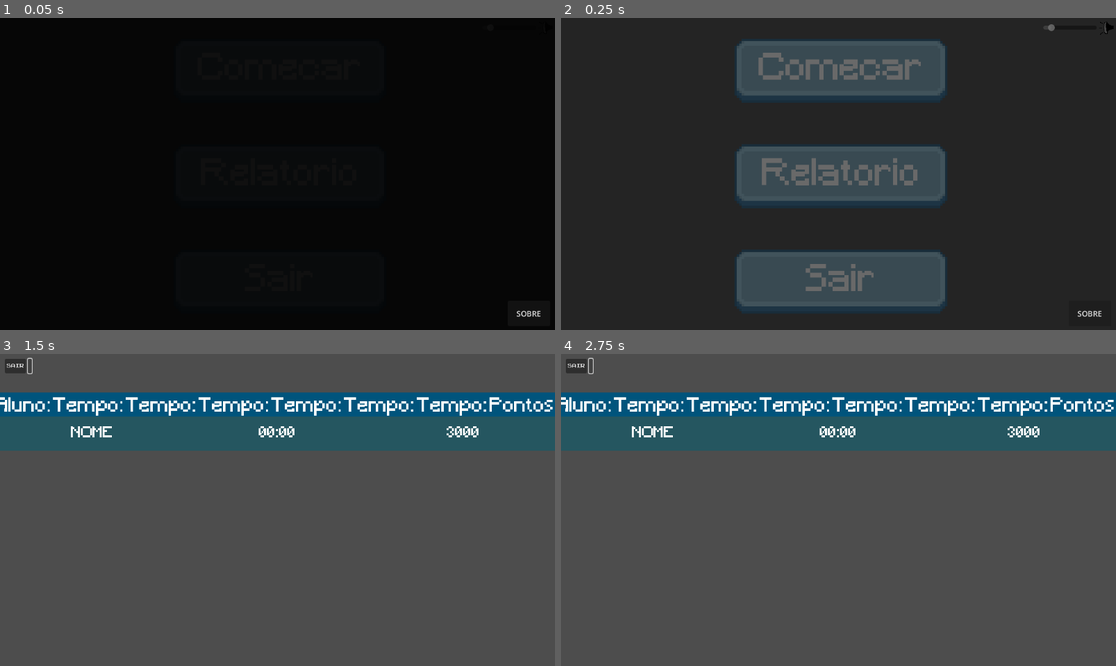
Above: before the commit, frames 1-4 (two rows, left to right).
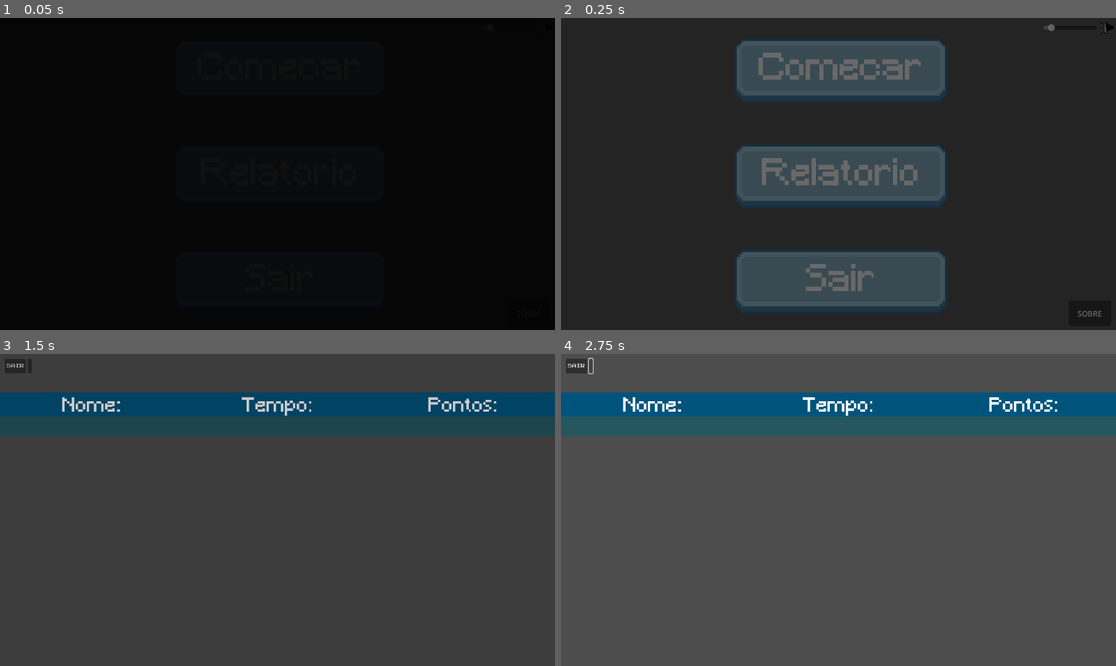
Above: after the commit, the same moments.

Repository: Estefano-Alfredo/Jogo-ASSARTE
Game: Godot game, scene res://Nos de Menu/Menu/menu.tscn
Two runs of this game, one before a commit and one after it. Both use one fixed random seed, a clock stepped at 60 frames per second and the inputs below.
Inputs (mouse positions are in pixels of both pictures, inside the frame that each line leads up to):
- Up to frame 1 (0.05 s): no input
- Up to frame 2 (0.25 s): no input
- Up to frame 3 (1.5 s): click "Relatorio" at 0.5 s; click (27, 366) at 1.25 s
- Up to frame 4 (2.75 s): click (588, 366) at 2 s

The runs differ from the first frame. In frame 1, less than 0.1% of the frame differs, in the area x 92-98%, y 93-96%; in frame 2, less than 0.1%; in frame 3, 13%, in the area x 0-100%, y 1-31%; in frame 4, 7.1%.

Commit message:
Começo de leitura de arquivo

Diff:
--- a/bio-geometria/bio-geometria/Nos Esteticos/transicao.gd
+++ b/bio-geometria/bio-geometria/Nos Esteticos/transicao.gd
@@ -2,16 +2,12 @@
 @onready var animation_player: AnimationPlayer = $AnimationPlayer
 
 func _ready() -> void:
-	$".".visible = true
-	$".".mouse_behavior_recursive = Control.MOUSE_BEHAVIOR_ENABLED
+
 	animation_player.play("fade_out")
-	await animation_player.animation_finished
-	$".".mouse_behavior_recursive = Control.MOUSE_BEHAVIOR_DISABLED
-	set_default_cursor_shape(CURSOR_ARROW)
 
 
-func _on_animation_player_animation_started(anim_name: StringName) -> void:
-	if anim_name == "fade_in":
-		$".".mouse_behavior_recursive = Control.MOUSE_BEHAVIOR_DISABLED
-		await animation_player.animation_finished
-		$".".mouse_behavior_recursive = Control.MOUSE_BEHAVIOR_ENABLED
+#func _on_animation_player_animation_started(anim_name: StringName) -> void:
+	#if anim_name == "fade_in":
+		#$".".mouse_behavior_recursive = Control.MOUSE_BEHAVIOR_DISABLED
+		#await animation_player.animation_finished
+		#$".".mouse_behavior_recursive = Control.MOUSE_BEHAVIOR_ENABLED
--- a/bio-geometria/bio-geometria/Nos de Menu/Menu/menu.gd
+++ b/bio-geometria/bio-geometria/Nos de Menu/Menu/menu.gd
@@ -4,6 +4,7 @@
 const POPUP_SOBRE_SCENE = preload("res://Nos de Menu/Sobre/popup_sobre.tscn")
 
 @onready var audio_player: AudioStreamPlayer = $AudioStreamPlayer
+@onready var anim = $Transicao/AnimationPlayer
 
 func _on_button_pressed() -> void:
 	audio_player.play()
@@ -11,7 +12,7 @@
 	await anim.animation_finished
 	get_tree().quit()
 
-@onready var anim = $Transicao/AnimationPlayer
+
 
 func _on_start_pressed() -> void:
 	audio_player.play()
@@ -27,6 +28,8 @@
 
 func _on_relatorio_pressed() -> void:
 	audio_player.play()
+	anim.play("fade_in")
+	await anim.animation_finished
 	get_tree().change_scene_to_file("res://Nos de Menu/Relatorio/tela_relatorio.tscn")
 
 #chamada somente quando o popup emite o sinal
--- a/bio-geometria/bio-geometria/Nos de Menu/Menu/menu.tscn
+++ b/bio-geometria/bio-geometria/Nos de Menu/Menu/menu.tscn
@@ -114,9 +114,6 @@
 [node name="Sons" parent="." instance=ExtResource("5_st6f1")]
 layout_mode = 1
 
-[node name="Transicao" parent="." instance=ExtResource("6_162ll")]
-layout_mode = 1
-
 [node name="sobre" type="Button" parent="."]
 layout_mode = 1
 anchors_preset = 3
@@ -132,6 +129,9 @@
 grow_vertical = 0
 text = "SOBRE"
 
+[node name="Transicao" parent="." instance=ExtResource("6_162ll")]
+layout_mode = 1
+
 [connection signal="pressed" from="MarginContainer/VBoxMenu/Start" to="." method="_on_start_pressed"]
 [connection signal="pressed" from="MarginContainer/VBoxMenu/Relatorio" to="." method="_on_relatorio_pressed"]
 [connection signal="pressed" from="MarginContainer/VBoxMenu/Sair" to="." method="_on_button_pressed"]
--- a/bio-geometria/bio-geometria/Nos de Menu/Popup Nome/popup_nome.gd
+++ b/bio-geometria/bio-geometria/Nos de Menu/Popup Nome/popup_nome.gd
@@ -42,13 +42,17 @@
 	var salvo : bool = false
 	var contagem : int = 0
 
+	config.load("user://pontuacao.cfg")
+
 	for player in config.get_sections(): # Roda cada seção no arquivo
 		contagem += 1
 		var player_name = config.get_value(player, "player_name")
 		if player_name == nome:
 			salvo = true
 	if not salvo:
-		config.set_value("Player" + str(contagem), "player_name", nome)
+		config.set_value("player" + str(contagem), "player_name", nome)
+		config.set_value("player" + str(contagem), "player_time", "00:00")
+		config.set_value("player" + str(contagem), "player_ponto", "0")
 
 	config.save("user://pontuacao.cfg")
 	# salva o nome na variável global
--- /dev/null
+++ b/bio-geometria/bio-geometria/Nos de Menu/Relatorio/rotulo.tscn
@@ -0,0 +1,14 @@
+[gd_scene load_steps=2 format=3 uid="uid://bm0k17lnxsvu"]
+
+[ext_resource type="FontFile" uid="uid://cumtjsj4a0asq" path="res://Assets/Fontes/Minecraft.ttf" id="1_l78sh"]
+
+[node name="Rotulo" type="Label"]
+anchors_preset = 10
+anchor_right = 1.0
+offset_bottom = 23.0
+grow_horizontal = 2
+theme_override_fonts/font = ExtResource("1_l78sh")
+theme_override_font_sizes/font_size = 30
+text = "texto"
+horizontal_alignment = 1
+uppercase = true
--- a/bio-geometria/bio-geometria/Nos de Menu/Relatorio/tela_relatorio.gd
+++ b/bio-geometria/bio-geometria/Nos de Menu/Relatorio/tela_relatorio.gd
@@ -1,13 +1,45 @@
 extends Control
+
 var ameixa = ConfigFile.new()
+
+@onready var anim := $Transicao/AnimationPlayer
+@onready var v_box: VBoxContainer = $MarginContainer2/VBoxContainer/MarginContainer/MarginContainer/HBoxContainer/VBox
+@onready var v_box_2: VBoxContainer = $MarginContainer2/VBoxContainer/MarginContainer/MarginContainer/HBoxContainer/VBox2
+@onready var v_box_3: VBoxContainer = $MarginContainer2/VBoxContainer/MarginContainer/MarginContainer/HBoxContainer/VBox3
+
+const ROTULO = preload("uid://bm0k17lnxsvu")
 
 # função para voltar
 func _on_voltar_pressed() -> void:
+	anim.play("fade_in")
+	await anim.animation_finished
 	get_tree().change_scene_to_file("res://Nos de Menu/Menu/menu.tscn")
 
 func _ready() -> void:
 
-	ameixa.load("user://pontuacao.cfg")
+	var err := ameixa.load("user://pontuacao.cfg")
+
+	if err != OK:
+		return
+
+	for player in ameixa.get_sections():
+		# Fetch the data for each section.
+		var nome = ameixa.get_value(player, "player_name")
+		var tempo = ameixa.get_value(player, "player_time")
+		var ponto = ameixa.get_value(player, "player_ponto")
+
+		var novo_fio := ROTULO.instantiate()
+		v_box.add_child(novo_fio)
+		novo_fio.text = nome
+
+		var novo_fio_2 := ROTULO.instantiate()
+		v_box_2.add_child(novo_fio_2)
+		novo_fio_2.text = tempo
+
+		var novo_fio_3 := ROTULO.instantiate()
+		v_box_3.add_child(novo_fio_3)
+		novo_fio_3.text = ponto
+
+
 	var texto : String = ameixa.encode_to_text()
-
 	print(texto)
--- a/bio-geometria/bio-geometria/Nos de Menu/Relatorio/tela_relatorio.tscn
+++ b/bio-geometria/bio-geometria/Nos de Menu/Relatorio/tela_relatorio.tscn
@@ -1,8 +1,9 @@
-[gd_scene load_steps=4 format=3 uid="uid://bxxddphh1aket"]
+[gd_scene load_steps=5 format=3 uid="uid://bxxddphh1aket"]
 
 [ext_resource type="Script" uid="uid://cpiwld5ldfwm4" path="res://Nos de Menu/Relatorio/tela_relatorio.gd" id="1_13fo7"]
 [ext_resource type="FontFile" uid="uid://cumtjsj4a0asq" path="res://Assets/Fontes/Minecraft.ttf" id="2_2agkn"]
 [ext_resource type="FontFile" uid="uid://dek64knlgemme" path="res://Assets/Fontes/ARCADECLASSIC.TTF" id="2_peab0"]
+[ext_resource type="PackedScene" uid="uid://ceb1yq77ygyfb" path="res://Nos/transicao.tscn" id="4_r16f7"]
 
 [node name="Control" type="Control"]
 layout_mode = 3
@@ -47,7 +48,7 @@
 theme_override_colors/font_color = Color(1, 1, 1, 1)
 theme_override_fonts/font = ExtResource("2_2agkn")
 theme_override_font_sizes/font_size = 40
-text = "Aluno:"
+text = "Nome:"
 
 [node name="label2" type="Label" parent="MarginContainer2/VBoxContainer/ColorRect/HBoxContainer"]
 layout_mode = 2
@@ -59,51 +60,6 @@
 text = "Tempo:"
 
 [node name="label3" type="Label" parent="MarginContainer2/VBoxContainer/ColorRect/HBoxContainer"]
-layout_mode = 2
-size_flags_horizontal = 6
-size_flags_vertical = 8
-theme_override_colors/font_color = Color(1, 1, 1, 1)
-theme_override_fonts/font = ExtResource("2_2agkn")
-theme_override_font_sizes/font_size = 40
-text = "Tempo:"
-
-[node name="label4" type="Label" parent="MarginContainer2/VBoxContainer/ColorRect/HBoxContainer"]
-layout_mode = 2
-size_flags_horizontal = 6
-size_flags_vertical = 8
-theme_override_colors/font_color = Color(1, 1, 1, 1)
-theme_override_fonts/font = ExtResource("2_2agkn")
-theme_override_font_sizes/font_size = 40
-text = "Tempo:"
-
-[node name="label5" type="Label" parent="MarginContainer2/VBoxContainer/ColorRect/HBoxContainer"]
-layout_mode = 2
-size_flags_horizontal = 6
-size_flags_vertical = 8
-theme_override_colors/font_color = Color(1, 1, 1, 1)
-theme_override_fonts/font = ExtResource("2_2agkn")
-theme_override_font_sizes/font_size = 40
-text = "Tempo:"
-
-[node name="label6" type="Label" parent="MarginContainer2/VBoxContainer/ColorRect/HBoxContainer"]
-layout_mode = 2
-size_flags_horizontal = 6
-size_flags_vertical = 8
-theme_override_colors/font_color = Color(1, 1, 1, 1)
-theme_override_fonts/font = ExtResource("2_2agkn")
-theme_override_font_sizes/font_size = 40
-text = "Tempo:"
-
-[node name="label7" type="Label" parent="MarginContainer2/VBoxContainer/ColorRect/HBoxContainer"]
-layout_mode = 2
-size_flags_horizontal = 6
-size_flags_vertical = 8
-theme_override_colors/font_color = Color(1, 1, 1, 1)
-theme_override_fonts/font = ExtResource("2_2agkn")
-theme_override_font_sizes/font_size = 40
-text = "Tempo:"
-
-[node name="Label" type="Label" parent="MarginContainer2/VBoxContainer/ColorRect/HBoxContainer"]
 layout_mode = 2
 size_flags_horizontal = 6
 size_flags_vertical = 8
@@ -130,33 +86,18 @@
 layout_mode = 2
 alignment = 1
 
-[node name="NomeDoJogador" type="Label" parent="MarginContainer2/VBoxContainer/MarginContainer/MarginContainer/HBoxContainer"]
+[node name="VBox" type="VBoxContainer" parent="MarginContainer2/VBoxContainer/MarginContainer/MarginContainer/HBoxContainer"]
 layout_mode = 2
-size_flags_horizontal = 6
-size_flags_vertical = 0
-theme_override_colors/font_color = Color(1, 1, 1, 1)
-theme_override_fonts/font = ExtResource("2_2agkn")
-theme_override_font_sizes/font_size = 30
-text = "NOME"
-vertical_alignment = 2
+size_flags_horizontal = 3
+alignment = 1
 
-[node name="tempo" type="Label" parent="MarginContainer2/VBoxContainer/MarginContainer/MarginContainer/HBoxContainer"]
+[node name="VBox2" type="VBoxContainer" parent="MarginContainer2/VBoxContainer/MarginContainer/MarginContainer/HBoxContainer"]
 layout_mode = 2
-size_flags_horizontal = 6
-size_flags_vertical = 0
-theme_override_colors/font_color = Color(1, 1, 1, 1)
-theme_override_fonts/font = ExtResource("2_2agkn")
-theme_override_font_sizes/font_size = 30
-text = "00:00"
+size_flags_horizontal = 3
 
-[node name="pontos" type="Label" parent="MarginContainer2/VBoxContainer/MarginContainer/MarginContainer/HBoxContainer"]
+[node name="VBox3" type="VBoxContainer" parent="MarginContainer2/VBoxContainer/MarginContainer/MarginContainer/HBoxContainer"]
 layout_mode = 2
-size_flags_horizontal = 6
-size_flags_vertical = 0
-theme_override_colors/font_color = Color(1, 1, 1, 1)
-theme_override_fonts/font = ExtResource("2_2agkn")
-theme_override_font_sizes/font_size = 30
-text = "3000"
+size_flags_horizontal = 3
 
 [node name="MarginContainer" type="MarginContainer" parent="."]
 layout_mode = 1
@@ -180,4 +121,7 @@
 [node name="Button2" type="Button" parent="MarginContainer/HBoxContainer"]
 layout_mode = 2
 
+[node name="Transicao" parent="." instance=ExtResource("4_r16f7")]
+layout_mode = 1
+
 [connection signal="pressed" from="MarginContainer/HBoxContainer/Button" to="." method="_on_voltar_pressed"]
--- a/bio-geometria/bio-geometria/Nos de Nivel/Nivel 1/level_1.gd
+++ b/bio-geometria/bio-geometria/Nos de Nivel/Nivel 1/level_1.gd
@@ -11,12 +11,12 @@
 # 2 - Quadrado
 #
 const ICON = preload("uid://c33p2dnbv3brm")
-
 const SEMICIRCULO = preload("uid://hnak7rafjwog")
 const QUADRADO = preload("uid://153sobfftdgc")
 const TRIANGULO = preload("uid://bqmqw7x1tuo6h")
-const POPUP_PAUSA_SCENE = preload("res://botao_pausa.tscn")
-const MENU_PATH = "res://Nos de Menu/menu.tscn"
+
+const POPUP_PAUSA_SCENE = preload("res://Nos de Menu/Botao Pausa/botao_pausa.tscn")
+const MENU_PATH = "res://Nos de Menu/Menu/menu.tscn"
 
 @onready var esc_triangulo: Button = $MarginContainer/VBoxContainer/Triangulo
 @onready var esc_quadrado: Button = $MarginContainer/VBoxContainer/Quadrado
--- a/bio-geometria/bio-geometria/Nos de Nivel/Nivel 1/level_1.tscn
+++ b/bio-geometria/bio-geometria/Nos de Nivel/Nivel 1/level_1.tscn
@@ -106,9 +106,6 @@
 offset_bottom = 19.0
 tempo = 200
 
-[node name="Transicao" parent="." instance=ExtResource("6_f57t2")]
-layout_mode = 1
-
 [node name="SAIR" type="Button" parent="."]
 layout_mode = 1
 anchors_preset = 1
@@ -124,6 +121,9 @@
 theme_override_font_sizes/font_size = 13
 text = "MENU"
 
+[node name="Transicao" parent="." instance=ExtResource("6_f57t2")]
+layout_mode = 1
+
 [connection signal="pressed" from="MarginContainer/VBoxContainer/Triangulo" to="." method="_on_triangulo_pressed"]
 [connection signal="pressed" from="MarginContainer/VBoxContainer/Quadrado" to="." method="_on_quadrado_pressed"]
 [connection signal="pressed" from="MarginContainer/VBoxContainer/Semicirculo" to="." method="_on_semicirculo_pressed"]
--- a/bio-geometria/bio-geometria/Nos de Nivel/Nivel 2/nivel_2.gd
+++ b/bio-geometria/bio-geometria/Nos de Nivel/Nivel 2/nivel_2.gd
@@ -2,7 +2,8 @@
 var count := 1
 var cartas: Array = []
 var acertos : int = 0
-#const Carta = preload("uid://bfxmnen770jbj")
+const Carta = preload("uid://d2vemjbylj3tx")
+#@export var numero_de_pares := 1
 
 @onready var anim := $"../Transicao/AnimationPlayer"
 
@@ -16,17 +17,20 @@
 		count = count + 1
 	@warning_ignore("integer_division")
 	count = count / 2
+
 	for i in count:
-		print("i:" + str(i))
+		#print("i:" + str(i))
+		#Carta.instantiate()
 		cartas.append(i+1)
 		cartas.append(i+1)
 	Global.selecionado_1 = 0
 	Global.selecionado_2 = 0
 	cartas.shuffle()
 	var i := 0
+	#var all_descendants = find_children("*", "Control", false, false)
 	for node in all_descendants:
 		node.valor_da_carta = cartas[i]
-		i = i + 1
+		i += 1
 
 
 func _on_carta_teste() -> void:
--- a/bio-geometria/bio-geometria/Nos/transicao.tscn
+++ b/bio-geometria/bio-geometria/Nos/transicao.tscn
@@ -14,7 +14,19 @@
 "times": PackedFloat32Array(0),
 "transitions": PackedFloat32Array(1),
 "update": 0,
-"values": [Color(0.004019165, 0.004019165, 0.004019165, 1)]
+"values": [Color(0.003921569, 0.003921569, 0.003921569, 0)]
+}
+tracks/1/type = "value"
+tracks/1/imported = false
+tracks/1/enabled = true
+tracks/1/path = NodePath(".:mouse_behavior_recursive")
+tracks/1/interp = 1
+tracks/1/loop_wrap = true
+tracks/1/keys = {
+"times": PackedFloat32Array(0),
+"transitions": PackedFloat32Array(1),
+"update": 1,
+"values": [2]
 }
 
 [sub_resource type="Animation" id="Animation_0a7ca"]
@@ -32,6 +44,18 @@
 "update": 0,
 "values": [Color(0.003921569, 0.003921569, 0.003921569, 0), Color(0.004019165, 0.004019165, 0.004019165, 1)]
 }
+tracks/1/type = "value"
+tracks/1/imported = false
+tracks/1/enabled = true
+tracks/1/path = NodePath(".:mouse_behavior_recursive")
+tracks/1/interp = 1
+tracks/1/loop_wrap = true
+tracks/1/keys = {
+"times": PackedFloat32Array(0, 0.5),
+"transitions": PackedFloat32Array(1, 1),
+"update": 1,
+"values": [2, 1]
+}
 
 [sub_resource type="Animation" id="Animation_5aovv"]
 resource_name = "fade_out"
@@ -48,6 +72,18 @@
 "update": 0,
 "values": [Color(0.004019165, 0.004019165, 0.004019165, 1), Color(0.003921569, 0.003921569, 0.003921569, 0)]
 }
+tracks/1/type = "value"
+tracks/1/imported = false
+tracks/1/enabled = true
+tracks/1/path = NodePath(".:mouse_behavior_recursive")
+tracks/1/interp = 1
+tracks/1/loop_wrap = true
+tracks/1/keys = {
+"times": PackedFloat32Array(0, 0.5),
+"transitions": PackedFloat32Array(1, 1),
+"update": 1,
+"values": [2, 1]
+}
 
 [sub_resource type="AnimationLibrary" id="AnimationLibrary_n4jei"]
 _data = {
@@ -57,18 +93,18 @@
 }
 
 [sub_resource type="StyleBoxFlat" id="StyleBoxFlat_1s0pc"]
-bg_color = Color(0.004019165, 0.004019165, 0.004019165, 1)
+bg_color = Color(0.003921569, 0.003921569, 0.003921569, 0)
 anti_aliasing = false
 
 [node name="Transicao" type="Control"]
-visible = false
 layout_mode = 3
 anchors_preset = 15
 anchor_right = 1.0
 anchor_bottom = 1.0
 grow_horizontal = 2
 grow_vertical = 2
-mouse_default_cursor_shape = 5
+mouse_behavior_recursive = 2
+mouse_default_cursor_shape = 16
 script = ExtResource("1_0a7ca")
 
 [node name="AnimationPlayer" type="AnimationPlayer" parent="."]
@@ -83,7 +119,7 @@
 anchor_bottom = 1.0
 grow_horizontal = 2
 grow_vertical = 2
-mouse_default_cursor_shape = 4
+mouse_default_cursor_shape = 16
 theme_override_styles/panel = SubResource("StyleBoxFlat_1s0pc")
 
 [connection signal="animation_started" from="AnimationPlayer" to="." method="_on_animation_player_animation_started"]
